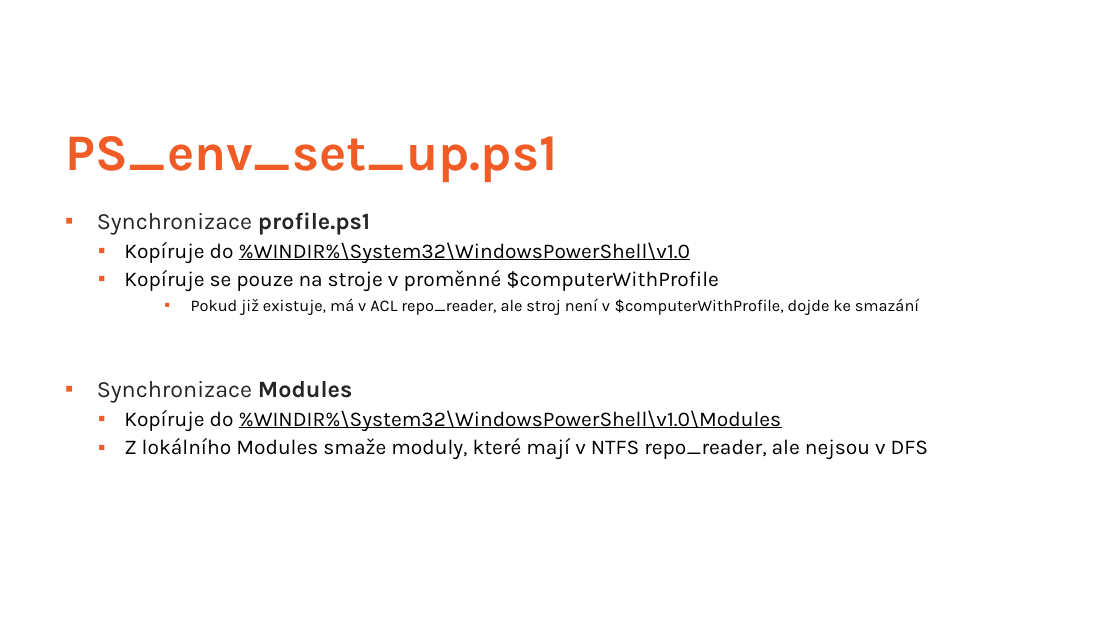
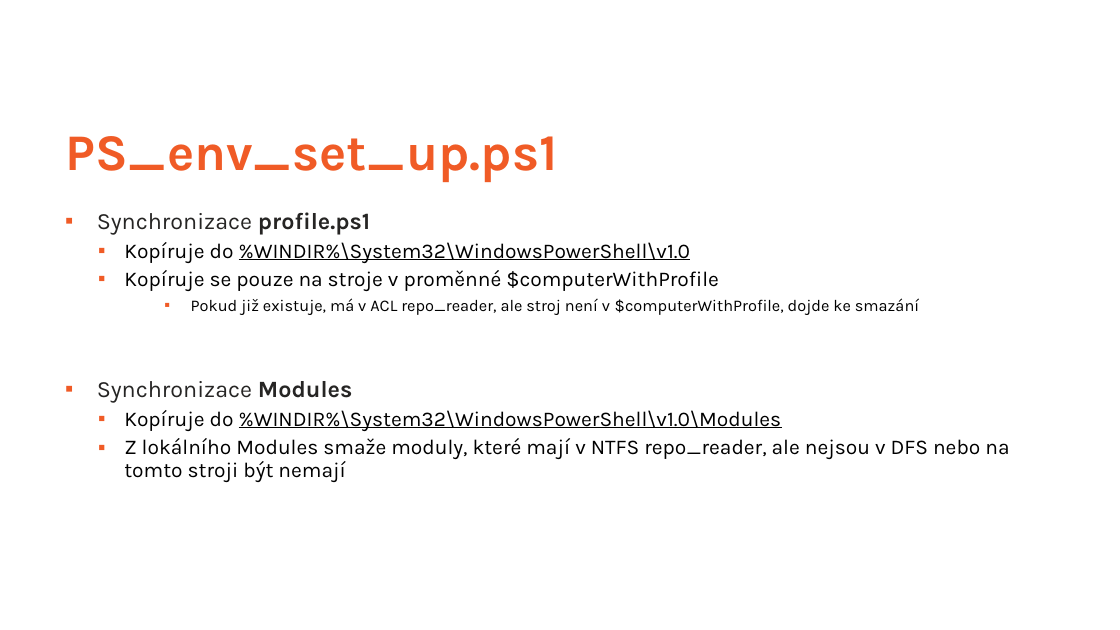
Before and after one commit to ztrhgf/Powershell_CICD_repository, a slide deck: slide 37 of WUG slajdy.pptx (slide 33 before the commit). Drawn at 1120x630 pixels with LibreOffice and Linux fonts; fonts in the diff are those of the drawing; background and template pictures are left out. Boxes give left, top, right and bottom in pixels: in the first picture for what was removed or moved away, otherwise in the second. Text is boxed around its words. In the diff, an @@ line names an element or a change of style, - is before the commit and + after.

```diff
--- a/WUG slajdy.pptx
+++ b/WUG slajdy.pptx
@@ text at [124,438,1009,482]: text changed @@
-  ▪ Z lokálního Modules smaže moduly, které mají v NTFS repo_reader, ale nejsou v DFS
+  ▪ Z lokálního Modules smaže moduly, které mají v NTFS repo_reader, ale nejsou v DFS nebo na tomto stroji být nemají
```
Also in this commit, not shown: 30 other slides changed, 4 slides added, 1 slide removed.
